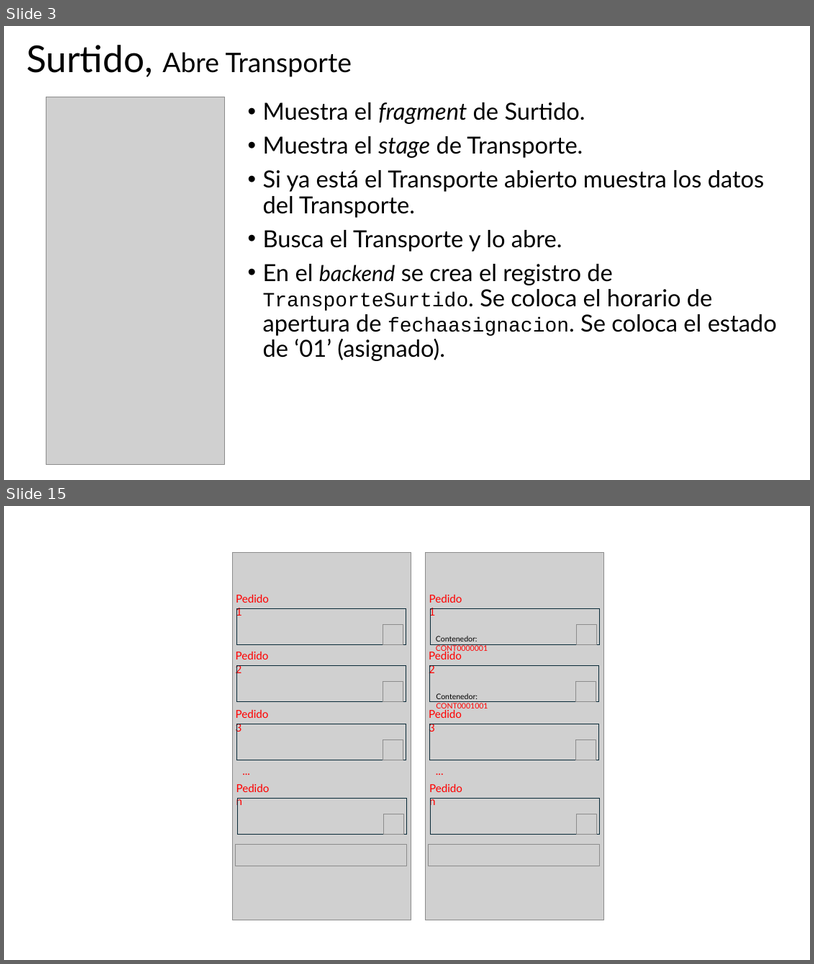
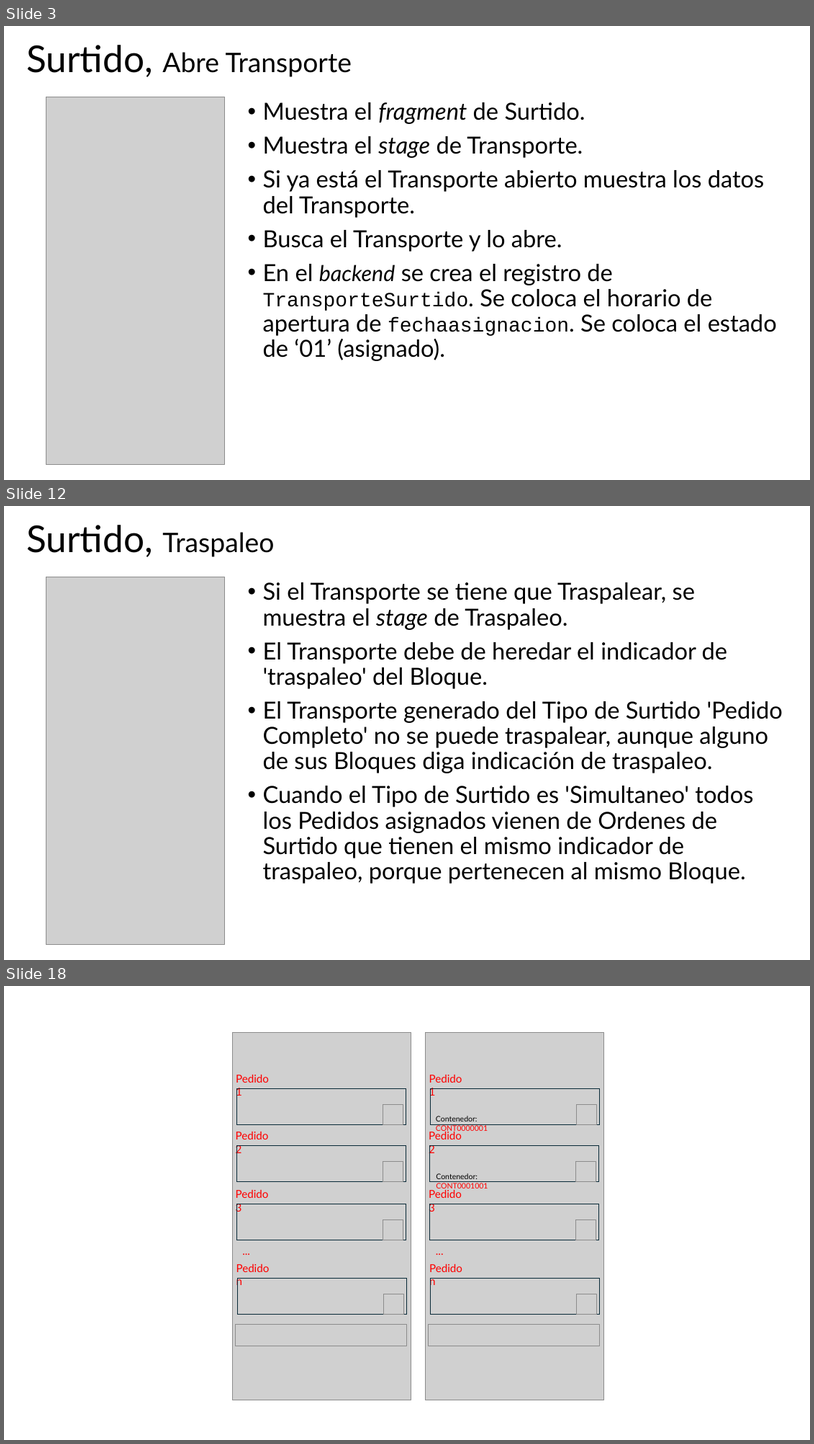
Before and after one commit to JoelBecerraM/FANASA-docs, a slide deck: atCloud - Diseño - Interfaz de Usuario - Surtido.pptx. Shown one above the other, each under a label of ours: slides 3 and 15 before the commit, slides 3, 12 and 18 after it; the slides between them are not shown. The pictures are 814x964 and 814x1444 pixels, drawn with LibreOffice and Linux fonts; fonts in the diff are those of the drawing; grey boxes stand for pictures. Boxes give left, top, right and bottom in pixels: in the first picture for what was removed or moved away, otherwise in the second. Text is boxed around its words. In the diff, an @@ line names an element or a change of style, - is before the commit and + after.

```diff
--- a/atCloud - Diseño - Interfaz de Usuario - Surtido.pptx
+++ b/atCloud - Diseño - Interfaz de Usuario - Surtido.pptx
@@ slide 12 added at (4, 506, 810, 960), background #FFFFFF @@
@@ title added at (26, 525, 274, 557), 32 pt, text #000000 @@
+Surtido, Traspaleo
@@ picture added at (46, 577, 224, 944) @@
@@ text added at (263, 582, 783, 883), 28 pt, text #000000 @@
+• Si el Transporte se tiene que Traspalear, se muestra el stage de Traspaleo.
+• El Transporte debe de heredar el indicador de 'traspaleo' del Bloque.
+• El Transporte generado del Tipo de Surtido 'Pedido Completo' no se puede traspalear, aunque alguno de sus Bloques diga indicación de traspaleo.
+• Cuando el Tipo de Surtido es 'Simultaneo' todos los Pedidos asignados vienen de Ordenes de Surtido que tienen el mismo indicador de traspaleo, porque pertenecen al mismo Bloque.
@@ what was slide 15 is now slide 18 @@
```
Also in this commit, not shown: 5 slides changed, 2 other slides added, 1 other file.
